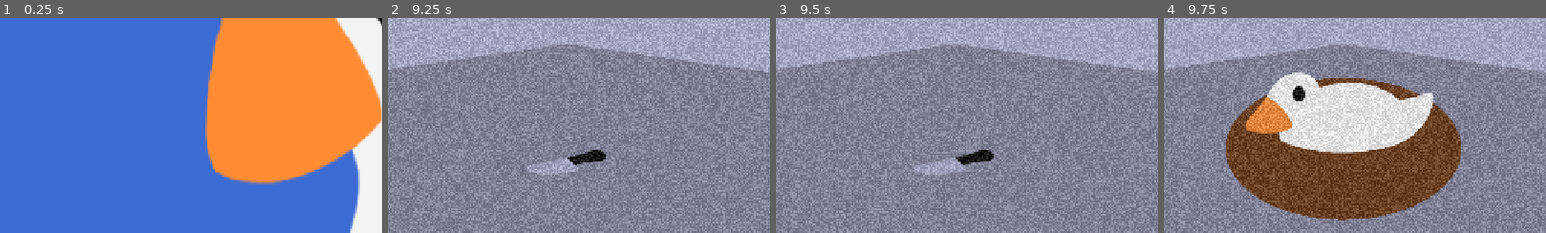
Above: before the commit, frames 1-4 (left to right).
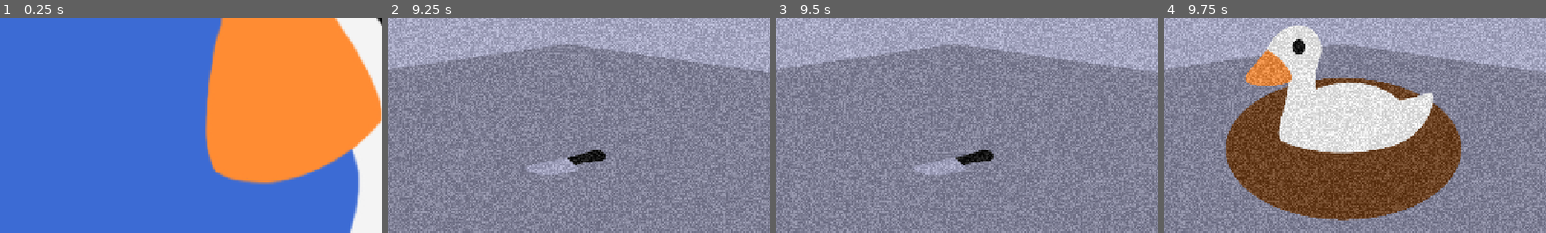
Above: after the commit, the same moments.

Repository: jillzilla/ONWAG
Game: Godot game, scene res://assets/scenes/title_screen.tscn
The game is run twice, just before and just after one commit, with the same random seed, the same clock (stepped at 60 frames per second) and the same inputs.
Inputs (mouse positions are % of the whole screen's width and height, from its top left):
- Up to frame 1 (0.25 s): no input
- Up to frame 2 (9.25 s): click "Play Game" at 0.5 s; tap Enter at 1.25, 2.75 s; move the mouse to (72, 45) at 1.27 s; tap Space at 2, 3.5 s; move the mouse to (30, 55) at 2.02 s; move the mouse to (60, 28) at 2.77 s; move the mouse to (45, 70) at 3.52 s; click (50, 91) at 4.25 s; click "CAM A" at 5 s; click "CAM B" at 5.75 s; click "CAM C" at 6.5 s; click "CAM A" at 7.25 s; click "CAM B" at 8 s; click "CAM C" at 8.75 s
- Up to frame 3 (9.5 s): no input
- Up to frame 4 (9.75 s): click "CAM A" at 9.5 s
The pictures show only the part of the screen within x 26-76%, y 30-80%; the shares and areas given below are measured in that part.

Frames 1-3 are identical in both runs. In frame 4, 5.7% of the frame differs, in the area x 21-42%, y 3-54%.

Commit message:
goose ai path finished

Diff:
--- a/assets/classes/characters/character.gd
+++ b/assets/classes/characters/character.gd
@@ -14,12 +14,17 @@
 @export var timer_counter : Timer;
 
 @export var can_kill_player : bool = true;
+@export var can_player_counter : bool = true;
 
 #functions
 func _ready() -> void:
 	timer_movement.connect("timeout",_timer_movement_timeout);
-	timer_kill_player.connect("timeout",_timer_kill_player_timeout);
-	timer_counter.connect("timeout",_timer_counter_timeout);
+
+	if can_kill_player:
+		timer_kill_player.connect("timeout",_timer_kill_player_timeout);
+
+	if can_player_counter:
+		timer_counter.connect("timeout",_timer_counter_timeout);
 
 	if ai_level != 0 && current_location != location.office:
 		timer_movement.start();
--- /dev/null
+++ b/assets/classes/characters/goose.gd
@@ -0,0 +1,40 @@
+extends Character
+class_name Goose
+
+#variables
+@export var graphics : Array[Sprite2D];
+@export var knife : Sprite2D;
+
+var camera_a_alt : bool = false;
+
+#functions
+func _move() -> void:
+	match(current_location):
+		location.camera_a:
+			if !camera_a_alt:
+				camera_a_alt = true;
+			else:
+				current_location = [location.camera_b,location.camera_c].pick_random();
+				camera_a_alt = false;
+		location.camera_b:
+			current_location = [location.camera_a,location.camera_c].pick_random();
+		location.camera_c:
+			current_location = [location.camera_a,location.camera_b].pick_random();
+
+func _handle_graphics() -> void:
+	for i in graphics.size():
+		graphics[i].visible = false;
+
+	knife.visible = true;
+
+	match(current_location):
+		location.camera_a:
+			if !camera_a_alt:
+				graphics[0].visible = true;
+			else:
+				graphics[1].visible = true;
+		location.camera_b:
+			graphics[2].visible = true;
+		location.camera_c:
+			graphics[3].visible = true;
+			knife.visible = false;
--- a/assets/scenes/gameplay.tscn
+++ b/assets/scenes/gameplay.tscn
@@ -11,9 +11,12 @@
 [ext_resource type="Texture2D" uid="uid://drajmcace2qcm" path="res://assets/images/gooseA2.png" id="5_bl36o"]
 [ext_resource type="Texture2D" uid="uid://i8b6wsk0kx10" path="res://assets/images/b_box.png" id="5_kqp6g"]
 [ext_resource type="Texture2D" uid="uid://c4ykjrqndageb" path="res://assets/images/c-knife.png" id="6_f1ux5"]
+[ext_resource type="Texture2D" uid="uid://b6pky7psf0abc" path="res://assets/images/gooseb.png" id="7_b4idp"]
 [ext_resource type="SpriteFrames" uid="uid://827yyvhna151" path="res://assets/sprite_frames/static_sprite_frames.tres" id="7_hogfr"]
+[ext_resource type="Texture2D" uid="uid://rrr2fc0srwje" path="res://assets/images/goosec.png" id="9_iuexx"]
 [ext_resource type="Script" uid="uid://5vhl1yhf6xqe" path="res://assets/classes/mechanics/MonitorMechanic.gd" id="10_qk4f4"]
 [ext_resource type="Texture2D" uid="uid://di1cvb2ochvic" path="res://assets/images/cursor.png" id="11_bl36o"]
+[ext_resource type="Script" uid="uid://jvpnih3sf8he" path="res://assets/classes/characters/goose.gd" id="14_br2i6"]
 [ext_resource type="Script" uid="uid://cdc4p25eyade5" path="res://assets/classes/mechanics/CameraButton.gd" id="15_ixvey"]
 
 [node name="Gameplay" type="Node" unique_id=1891329687]
@@ -55,6 +58,11 @@
 centered = false
 metadata/_edit_lock_ = true
 
+[node name="Goose" type="Sprite2D" parent="HUD/CameraScreen/CameraB" unique_id=1679255197]
+visible = false
+texture = ExtResource("7_b4idp")
+centered = false
+
 [node name="Box" type="Sprite2D" parent="HUD/CameraScreen/CameraB" unique_id=607848556]
 texture = ExtResource("5_kqp6g")
 centered = false
@@ -63,6 +71,12 @@
 [node name="CameraC" type="Sprite2D" parent="HUD/CameraScreen" unique_id=901861017 groups=["camera"]]
 visible = false
 texture = ExtResource("4_kqp6g")
+centered = false
+metadata/_edit_lock_ = true
+
+[node name="Goose" type="Sprite2D" parent="HUD/CameraScreen/CameraC" unique_id=1179747771]
+visible = false
+texture = ExtResource("9_iuexx")
 centered = false
 metadata/_edit_lock_ = true
 
@@ -181,6 +195,24 @@
 text = "12 AM"
 metadata/_edit_lock_ = true
 
+[node name="Goose" type="Node" parent="." unique_id=1584512338 node_paths=PackedStringArray("graphics", "knife", "timer_movement", "timer_kill_player")]
+script = ExtResource("14_br2i6")
+graphics = [NodePath("../HUD/CameraScreen/CameraA/Goose1"), NodePath("../HUD/CameraScreen/CameraA/Goose2"), NodePath("../HUD/CameraScreen/CameraB/Goose"), NodePath("../HUD/CameraScreen/CameraC/Goose")]
+knife = NodePath("../HUD/CameraScreen/CameraC/Knife")
+ai_level = 20
+timer_movement = NodePath("Timer_Movement")
+timer_kill_player = NodePath("Timer_Kill_Player")
+can_player_counter = false
+metadata/_custom_type_script = "uid://jvpnih3sf8he"
+
+[node name="Timer_Movement" type="Timer" parent="Goose" unique_id=710525424]
+wait_time = 5.0
+one_shot = true
+
+[node name="Timer_Kill_Player" type="Timer" parent="Goose" unique_id=803407839]
+wait_time = 10.0
+one_shot = true
+
 [node name="MonitorMechanic" type="Node" parent="." unique_id=1541293040 node_paths=PackedStringArray("button", "monitor", "screen")]
 script = ExtResource("10_qk4f4")
 button = NodePath("../HUD/MonitorButton")
Not shown, added: assets/classes/characters/goose.gd.uid
Binary file added: assets/images/gooseb.png
Not shown, added: assets/images/gooseb.png.import
Binary file added: assets/images/goosec.png
Not shown, added: assets/images/goosec.png.import
